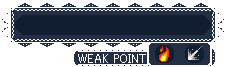
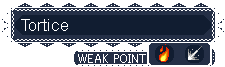
Layered file, before and after one edit (225x67). Changes by layer:
renamed "Pasted Layer" to "Tortice", showed it, moved it above "BG", painted on it over bbox(21, 19, 68, 31)
